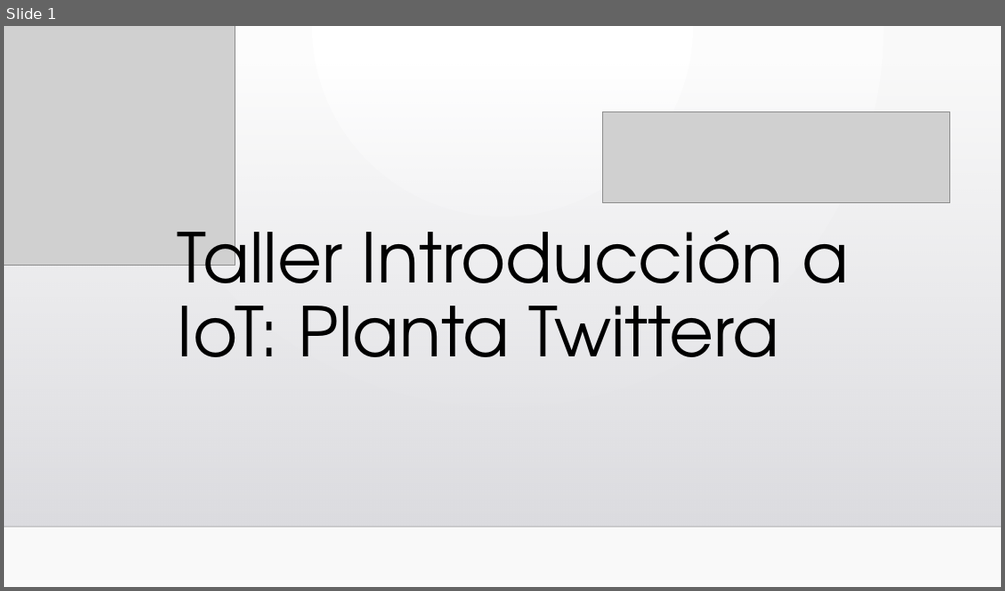
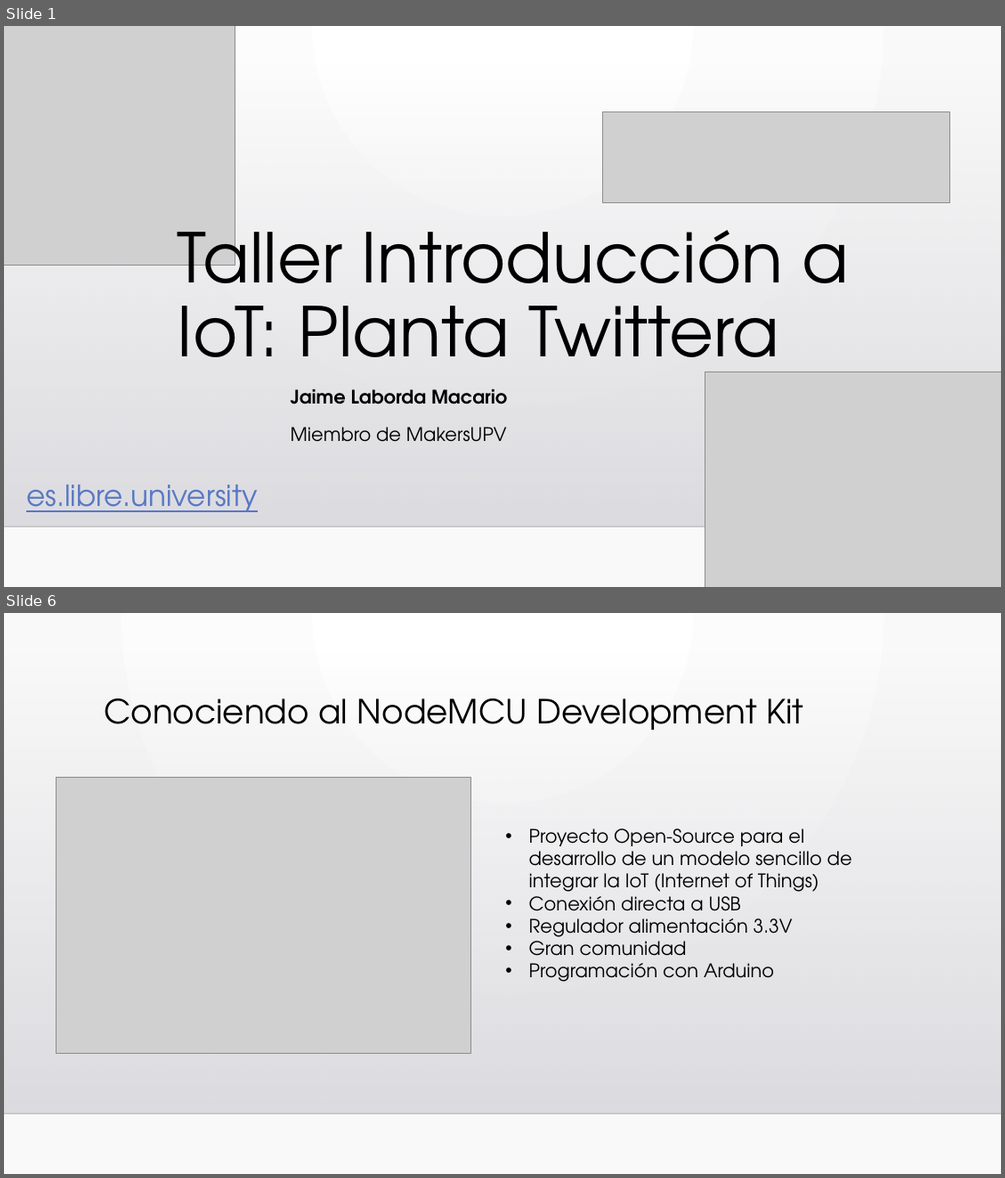
Before and after one commit to jaimelaborda/Planta-Twittera, a slide deck: Taller Introducción a IoT.pptx. Shown one above the other, each under a label of ours: slide 1 before the commit, slides 1 and 6 after it; the slides between them are not shown. The pictures are 1005x591 and 1005x1178 pixels, drawn with LibreOffice and Linux fonts; fonts in the diff are those of the drawing; grey boxes stand for pictures; background and template pictures are left out. Boxes give left, top, right and bottom in pixels: in the first picture for what was removed or moved away, otherwise in the second. Text is boxed around its words. In the diff, an @@ line names an element or a change of style, - is before the commit and + after.

```diff
--- a/Taller Introducción a IoT.pptx
+++ b/Taller Introducción a IoT.pptx
@@ slide 6 added at box(4, 613, 1001, 1174), background gradient #FFFFFF to #FAFAFA; not listed: 2 template elements that a slide beside it also shows @@
@@ title added at box(104, 698, 803, 730), 32 pt, text #000000 @@
+Conociendo al NodeMCU Development Kit
@@ picture added at box(56, 777, 470, 1054) @@
@@ text added at box(529, 828, 852, 981), 18 pt, text #000000 @@
+• Proyecto Open-Source para el desarrollo de un modelo sencillo de integrar la IoT (Internet of Things)
+• Conexión directa a USB
+• Regulador alimentación 3.3V
+• Gran comunidad
+• Programación con Arduino
@@ slide 1 changed as well @@
@@ picture added at box(704, 371, 1001, 587) @@
@@ subtitle added at box(291, 389, 507, 442), 18 pt, text #000000, bold @@
+Jaime Laborda Macario
+Miembro de MakersUPV
@@ text added at box(26, 484, 258, 512), 28 pt, text #5977C4, underline @@
+es.libre.university
```
Also in this commit, not shown: 25 other slides added, 1 slide removed, 16 other files.
